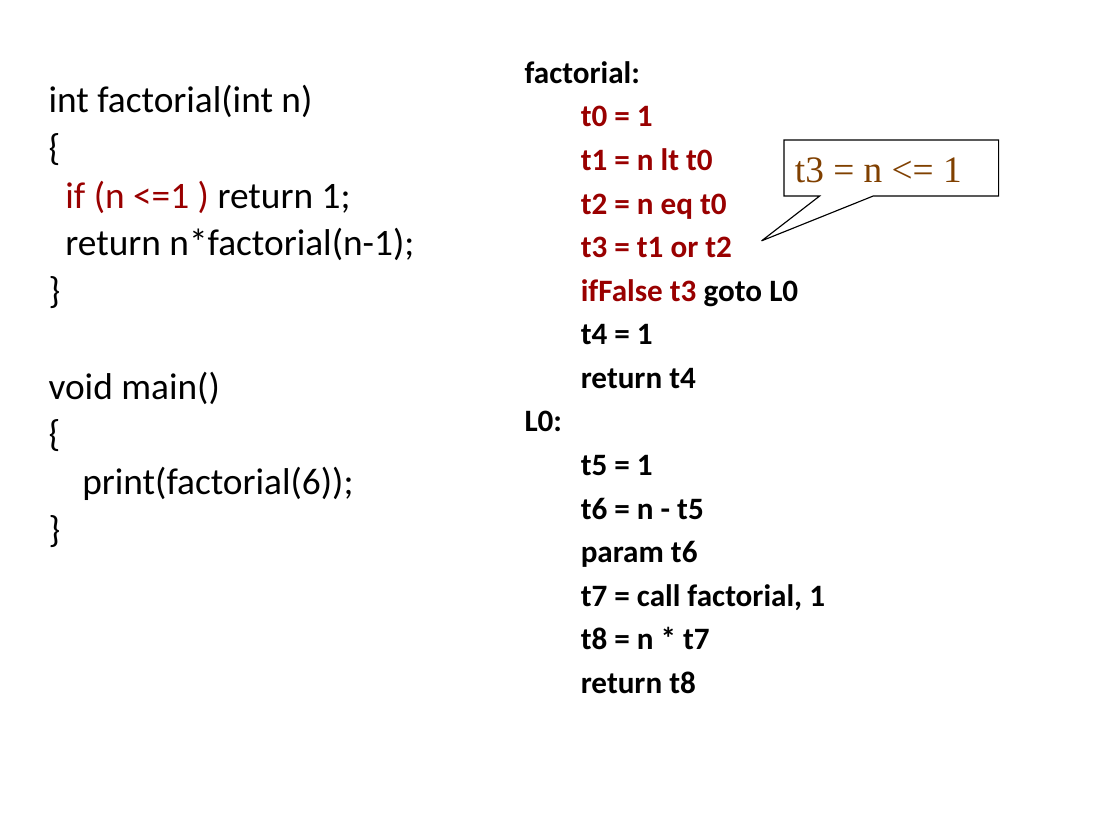
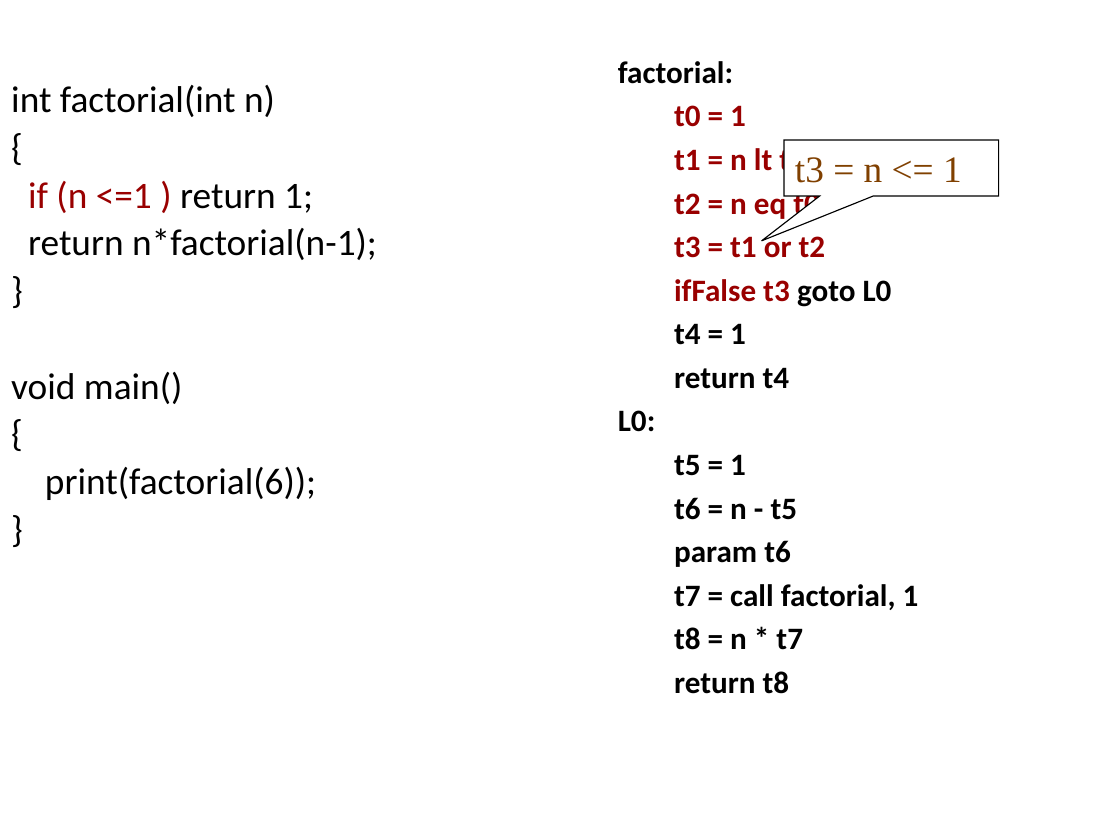
Before and after one commit to anoopsarkar/compilers-class, a slide deck: slide 24 of assets/ppt/codegen/ir.pptx. Drawn at 1120x840 pixels with LibreOffice and Linux fonts; fonts in the diff are those of the drawing. Boxes give left, top, right and bottom in pixels: in the first picture for what was removed or moved away, otherwise in the second. Text is boxed around its words. In the diff, an @@ line names an element or a change of style, - is before the commit and + after.

```diff
--- a/assets/ppt/codegen/ir.pptx
+++ b/assets/ppt/codegen/ir.pptx
@@ text "factorial:": place and size @@
-text "factorial:" at [525, 61, 825, 694]
+text "factorial:" at [618, 61, 919, 694]
@@ text "int factorial(int n)": place and size @@
-text "int factorial(int n)" at [49, 85, 414, 500]
+text "int factorial(int n)" at [11, 85, 377, 500]
```
Also in this commit, not shown: 4 other slides changed, 5 other files.
